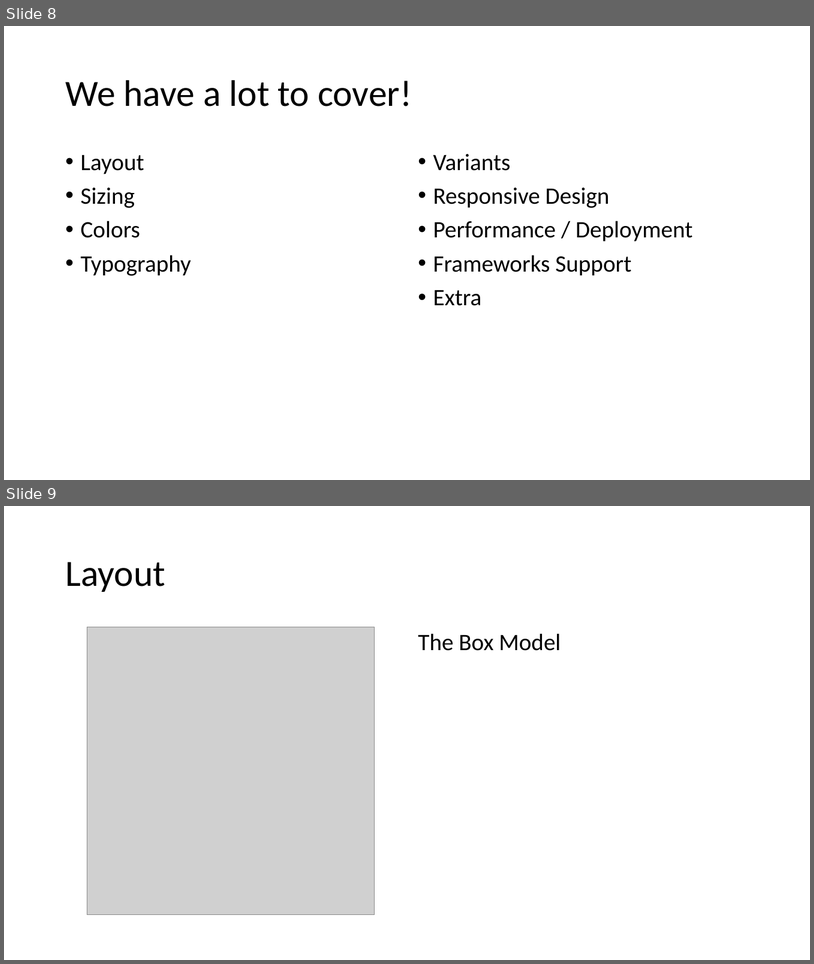
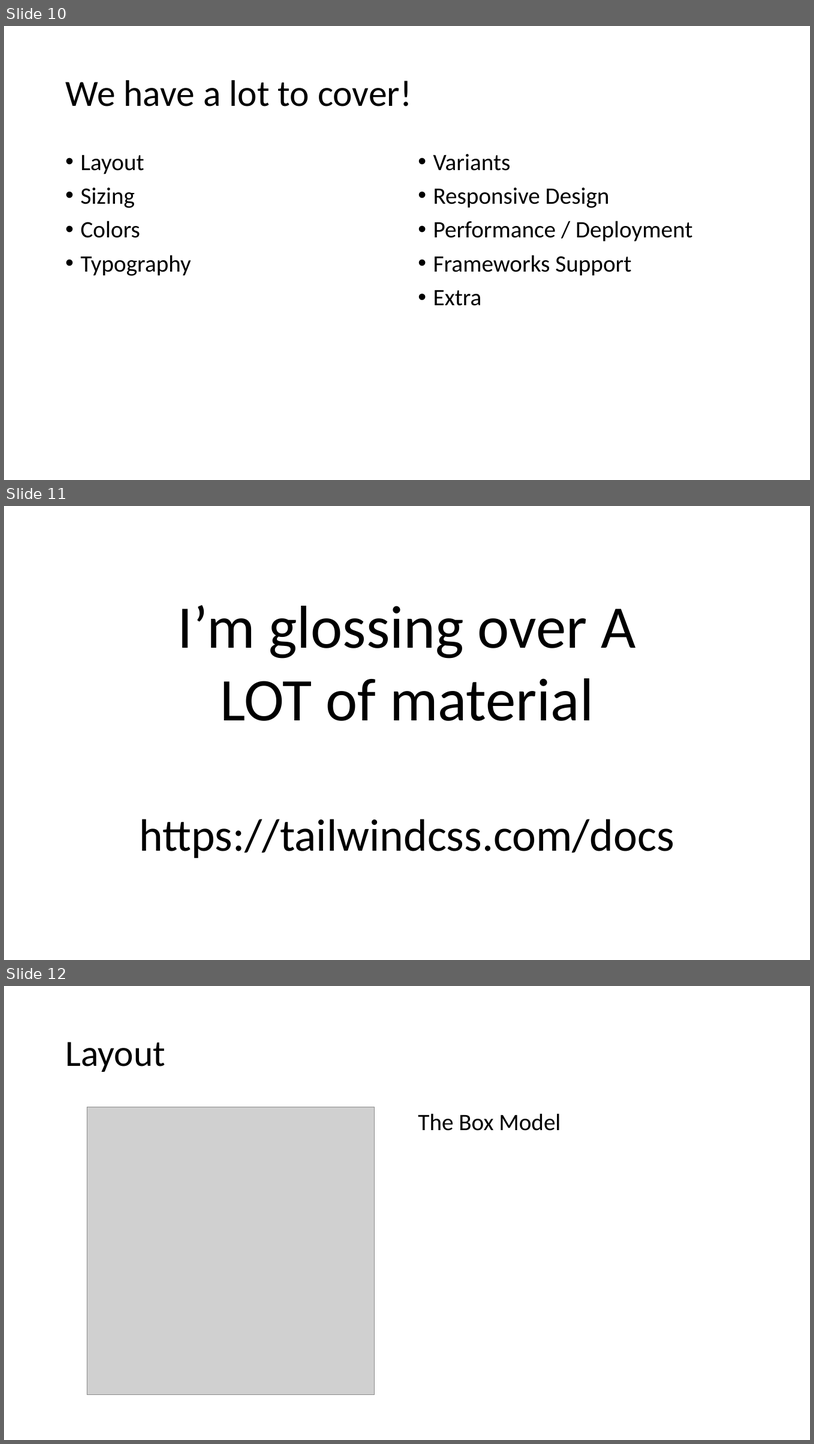
Before and after one commit to 1kevgriff/TailwindEssentials, a slide deck: Slides/Tailwind Essentials.pptx. Shown one above the other, each under a label of ours: slides 8 and 9 before the commit, slides 10, 11 and 12 after it. The pictures are 814x964 and 814x1444 pixels, drawn with LibreOffice and Linux fonts; fonts in the diff are those of the drawing; grey boxes stand for pictures. Boxes give left, top, right and bottom in pixels: in the first picture for what was removed or moved away, otherwise in the second. Text is boxed around its words. In the diff, an @@ line names an element or a change of style, - is before the commit and + after.

```diff
--- a/Slides/Tailwind Essentials.pptx
+++ b/Slides/Tailwind Essentials.pptx
@@ slide 11 added at (4,506,810,960), background #FFFFFF @@
@@ text added at (140,605,675,858), 72 pt, text #000000 @@
+I’m glossing over A LOT of material
+https://tailwindcss.com/docs
@@ what was slide 8 is now slide 10 @@
@@ what was slide 9 is now slide 12 @@
```
Also in this commit, not shown: 4 other slides added, 17 other files.
